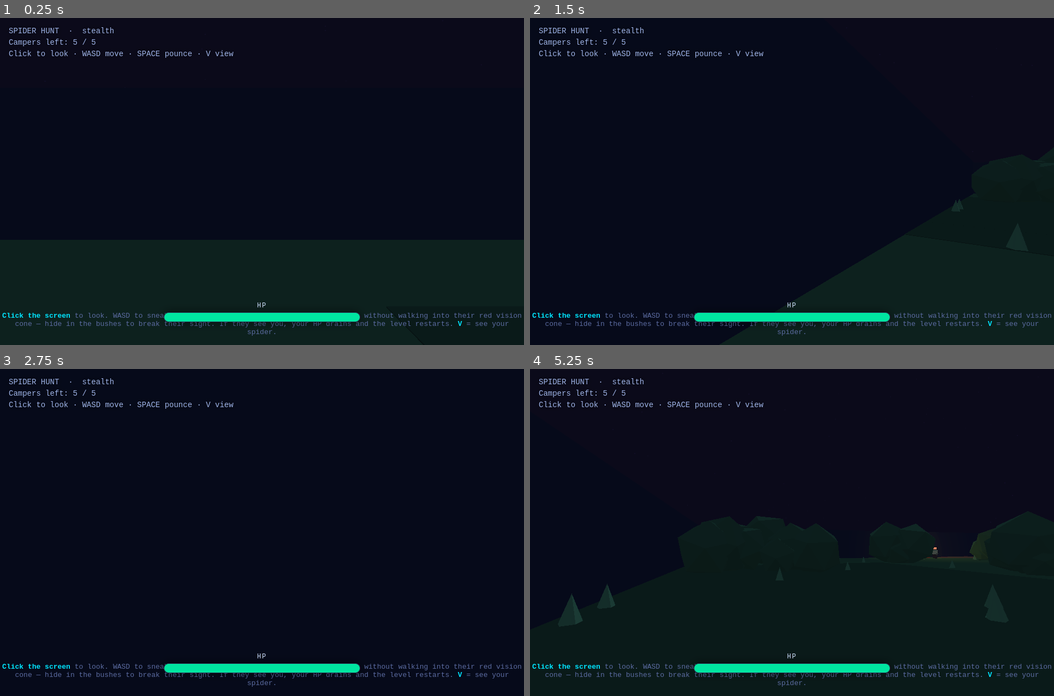
Above: before the commit, frames 1-4 (two rows, left to right).
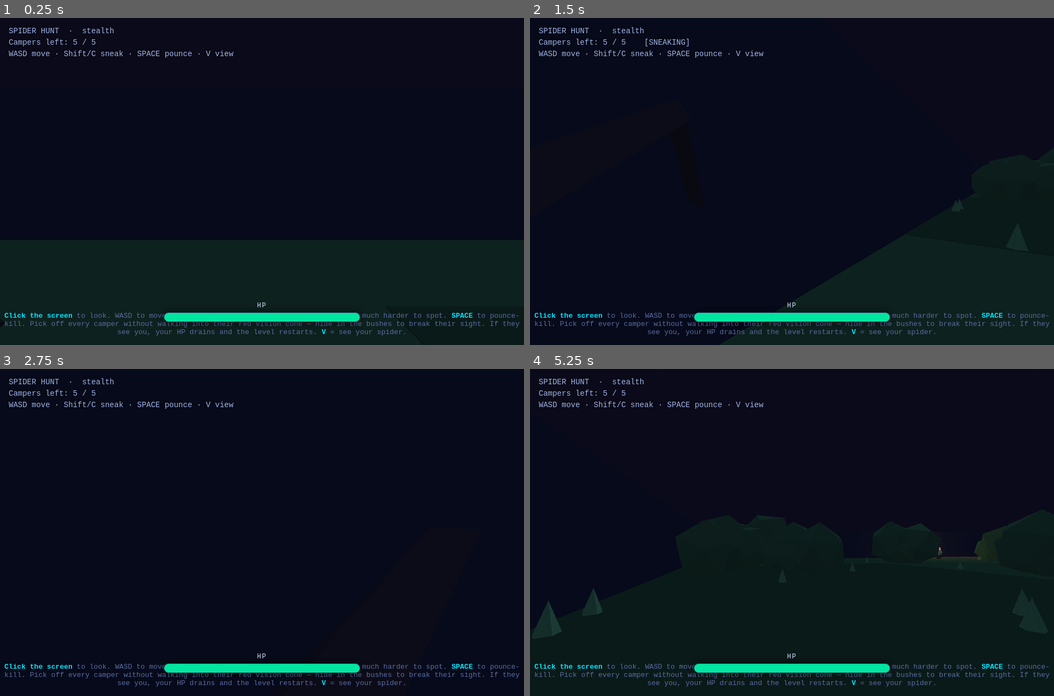
Above: after the commit, the same moments.

Repository: rbmrbm1/echo-game
Game: browser game, page index.html
The game is run twice, just before and just after one commit, with the same random seed, the same clock (stepped at 60 frames per second) and the same inputs.
Inputs (mouse positions are in pixels of both pictures, inside the frame that each line leads up to):
- Up to frame 1 (0.25 s): no input
- Up to frame 2 (1.5 s): tap C at 0.27 s; hold Right from 1.03 s (still down); click (792, 214) at 1.07 s; tap Space at 1.1 s
- Up to frame 3 (2.75 s): release Right at 1.53 s; hold Down 1.58-1.85 s; tap Space at 1.6, 2.1, 2.6 s; click (157, 499) at 1.67 s; hold Left 1.9-2.47 s; click (366, 483) at 2.27 s; tap C at 2.52 s; hold Up from 2.52 s (still down)
- Up to frame 4 (5.25 s): release Up at 2.82 s; click (870, 597) at 2.87 s; hold Right 2.87-3.53 s; tap Space every 0.5 s from 3.1 to 5.1 s; click (661, 614) at 3.47 s; hold Up 3.58-3.82 s; hold Left 3.87-4.3 s; click (792, 467) at 4.07 s; hold Down 4.35-4.68 s; click (949, 548) at 4.67 s; hold Right 4.73-5.23 s

The runs differ from the first frame. In frame 1, 1.5% of the frame differs, in the area x 0-100%, y 9-98%; in frame 2, 1.6%; in frame 3, 1.5%; in frame 4, 2.3%.

Commit message:
Add sneak (Shift/C), longer spider legs, front legs visible in first person
- Sneak: hold Shift or tap C to move at ~45% speed and halve the
  campers' spotting range. Shows [SNEAKING] in the HUD.
- Longer, taller, spindlier spider legs.
- First person now keeps the two front legs in view (forelegs) instead
  of hiding the whole spider.

Co-Authored-By: Claude Opus 4.8 <noreply@anthropic.com>
Claude-Session: https://claude.ai/code/session_01737quUsixfuFT8JfjV85nV

Diff:
--- a/index.html
+++ b/index.html
@@ -43,7 +43,7 @@
   <div id="hud"></div>
   <div id="banner"></div>
   <div id="hpwrap"><span id="hptext">HP</span><div id="hptrack"><div id="hpfill"></div></div></div>
-  <div id="hint"><b>Click the screen</b> to look. WASD to sneak, <b>SPACE</b> to pounce-kill.
+  <div id="hint"><b>Click the screen</b> to look. WASD to move, hold <b>Shift</b> (or tap <b>C</b>) to <b>sneak</b> — slower but much harder to spot. <b>SPACE</b> to pounce-kill.
     Pick off every camper without walking into their red vision cone — hide in the bushes to break their sight.
     If they see you, your HP drains and the level restarts. <b>V</b> = see your spider.</div>
 
--- a/src/echo3d.js
+++ b/src/echo3d.js
@@ -165,14 +165,19 @@
     const e = new THREE.Mesh(new THREE.BoxGeometry(0.17, 0.17, 0.08), eyeMat); e.position.set(ex, bodyY + ey, -1.4); g.add(e);
   }
   g.legGroups = [];
-  const az4 = [-1.0, -0.3, 0.5, 1.3];
+  const az4 = [-1.1, -0.35, 0.45, 1.3];
   for (let i = 0; i < 4; i++) for (const side of [-1, 1]) {
     const pv = new THREE.Group(); g.add(pv);
-    const az = az4[i], kx = side * 2.4, ky = bodyY + 1.0, kz = az + side * 0.1, fx = side * 3.1, fz = az + side * 0.2;
-    pv.add(makeLimb(side * 0.7, bodyY + 0.2, az, kx, ky, kz, 0.26, body));
-    pv.add(makeLimb(kx, ky, kz, fx, 0.05, fz, 0.2, body));
+    // longer, taller, spindlier legs: high knee then a long reach to the floor
+    const az = az4[i];
+    const kx = side * 3.1, ky = bodyY + 1.6, kz = az + side * 0.15;   // knee, higher & wider
+    const fx = side * 4.7, fy = 0.05, fz = az + side * 0.35;           // foot, far out
+    pv.add(makeLimb(side * 0.7, bodyY + 0.2, az, kx, ky, kz, 0.24, body));
+    pv.add(makeLimb(kx, ky, kz, fx, fy, fz, 0.18, body));
     g.legGroups.push({ pivot: pv, phase: i * 0.8 + (side > 0 ? Math.PI : 0) });
   }
+  // the front pair (i = 0) stays visible even in first person, like forelegs in view
+  g.frontPivots = [g.legGroups[0].pivot, g.legGroups[1].pivot];
   scene.add(g); return g;
 }
 
@@ -251,8 +256,11 @@
   if (k === ' ') { if (!e.repeat) pounce(); }
   else if (k === 'backspace') restartLevel();
   else if (k === 'v') firstPerson = !firstPerson;
+  else if (k === 'c') { if (!e.repeat) sneakToggle = !sneakToggle; } // tap C to toggle sneak
   else key[k] = true;
 });
+let sneakToggle = false;
+function isSneaking() { return key['shift'] || sneakToggle; }
 addEventListener('keyup', (e) => { key[e.key.toLowerCase()] = false; });
 canvas.addEventListener('click', () => { if (firstPerson) canvas.requestPointerLock(); });
 addEventListener('mousemove', (e) => {
@@ -295,7 +303,7 @@
   if (key['d']) { mx += rx; mz += rz; }
   if (key['a']) { mx -= rx; mz -= rz; }
   if (mx || mz) { const L = Math.hypot(mx, mz); mx /= L; mz /= L; }
-  let sp = SPEED;
+  let sp = isSneaking() ? SPEED * 0.45 : SPEED;
   if (player.pounceT > 0) { mx += fx; mz += fz; sp = POUNCE_SPEED; }
   player.pos.x += mx * sp * dt; player.pos.z += mz * sp * dt;
   clampField(player.pos);
@@ -322,8 +330,9 @@
     h.rotation.y = heading;
     // detection
     const dx = player.pos.x - h.position.x, dz = player.pos.z - h.position.z, d = Math.hypot(dx, dz) || 1;
+    const range = isSneaking() ? VISION_RANGE * 0.5 : VISION_RANGE; // sneaking = much harder to spot
     let sees = false;
-    if (!hidden && d < VISION_RANGE) {
+    if (!hidden && d < range) {
       const fwd = new THREE.Vector3(Math.sin(heading), 0, Math.cos(heading));
       const ang = Math.acos(THREE.MathUtils.clamp((dx / d) * fwd.x + (dz / d) * fwd.z, -1, 1));
       if (ang < VISION_HALF && !losBlocked(h.position.x, h.position.z, player.pos.x, player.pos.z)) sees = true;
@@ -378,7 +387,10 @@
   playerSpider.position.set(player.pos.x, 0, player.pos.z);
   playerSpider.rotation.y = player.yaw;
   placeSpider(playerSpider);
-  playerSpider.visible = !firstPerson; // no clipping in FP
+  // first person: hide the body but keep the two front legs in view
+  playerSpider.visible = true;
+  for (const ch of playerSpider.children) ch.visible = !firstPerson;
+  if (firstPerson) for (const pv of playerSpider.frontPivots) pv.visible = true;
   const fx = Math.sin(player.yaw), fz = -Math.cos(player.yaw);
   if (firstPerson) {
     camera.position.set(player.pos.x + fx * 0.6, 2.3, player.pos.z + fz * 0.6);
@@ -400,8 +412,8 @@
   hudEl.textContent =
     `SPIDER HUNT  ·  stealth\n` +
     `Campers left: ${HUMAN_COUNT - killed} / ${HUMAN_COUNT}` +
-    `${hidden ? '    [HIDDEN]' : ''}${seen ? '    ⚠ SPOTTED!' : ''}\n` +
-    `Click to look · WASD move · SPACE pounce · V view`;
+    `${isSneaking() ? '    [SNEAKING]' : ''}${hidden ? '    [HIDDEN]' : ''}${seen ? '    ⚠ SPOTTED!' : ''}\n` +
+    `WASD move · Shift/C sneak · SPACE pounce · V view`;
   if (hpFill) {
     const pct = Math.max(0, player.hp) / HP_MAX;
     hpFill.style.width = (pct * 100) + '%';
